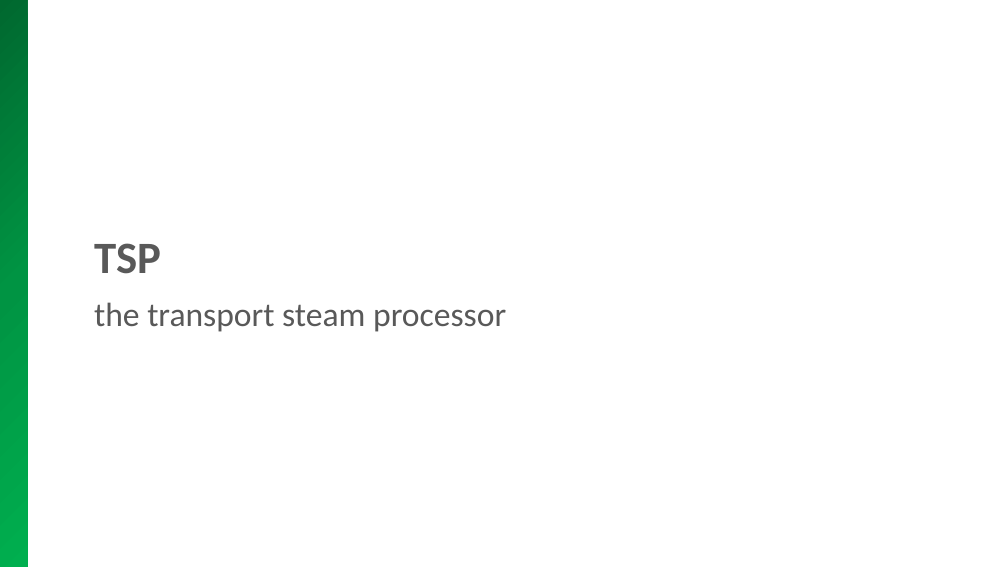
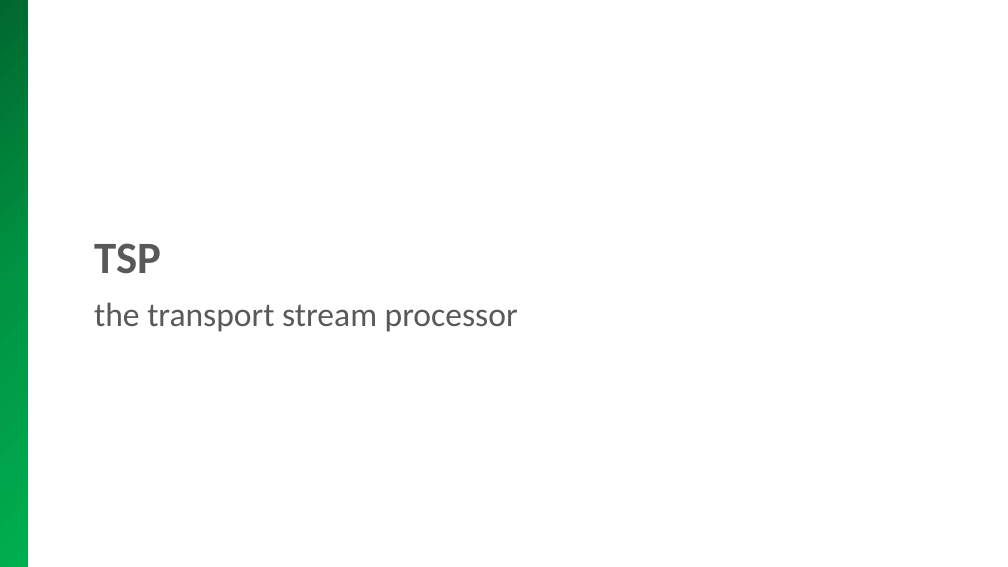
Before and after one commit to tsduck/tsduck, a slide deck: slide 13 of doc/tsduck-presentation.pptx. Drawn at 1008x567 pixels with LibreOffice and Linux fonts; fonts in the diff are those of the drawing; background and template pictures are left out. Boxes give left, top, right and bottom in pixels: in the first picture for what was removed or moved away, otherwise in the second. Text is boxed around its words. In the diff, an @@ line names an element or a change of style, - is before the commit and + after.

```diff
--- a/doc/tsduck-presentation.pptx
+++ b/doc/tsduck-presentation.pptx
@@ title at (x1=94, y1=302, x2=518, y2=332): text changed @@
-the transport steam processor
+the transport stream processor
```
Also in this commit, not shown: 14 other slides changed, 13 slides added, 1 other file.
